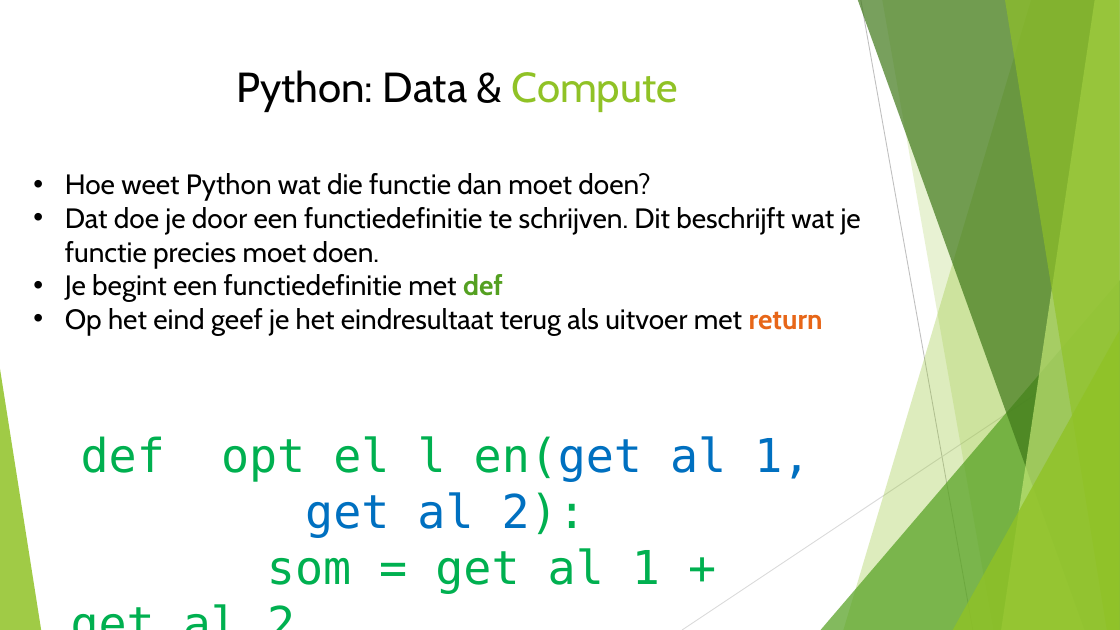
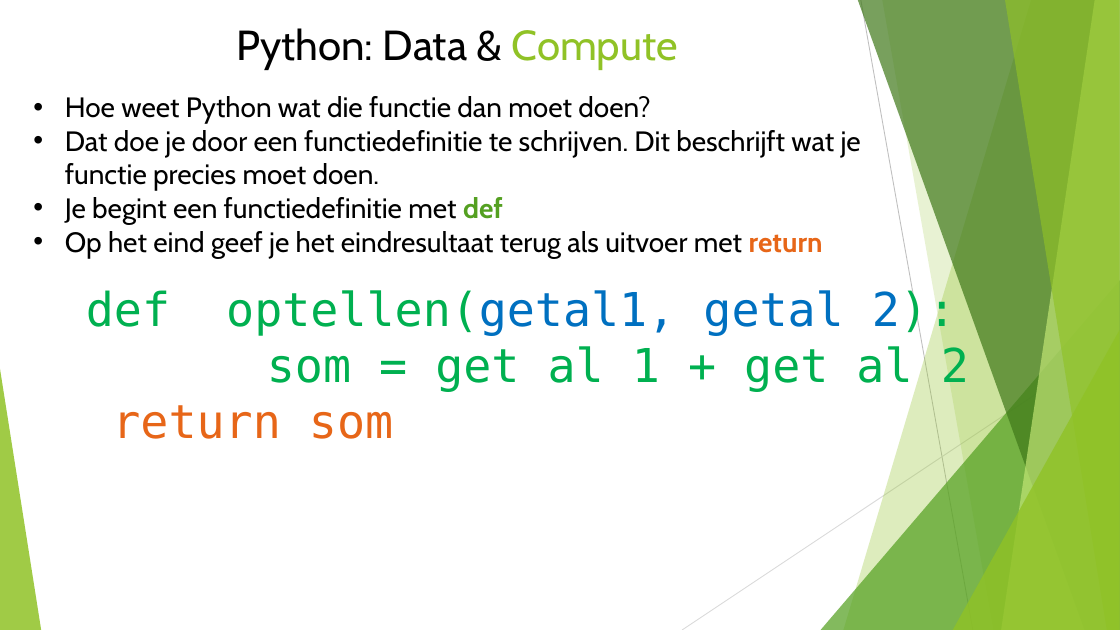
Before and after one commit to HagaZiekenhuis/python-workshops, a slide deck: slide 18 of Intro.pptx (slide 29 before the commit). Drawn at 1120x630 pixels with LibreOffice and Linux fonts; fonts in the diff are those of the drawing. Boxes give left, top, right and bottom in pixels: in the first picture for what was removed or moved away, otherwise in the second. Text is boxed around its words. In the diff, an @@ line names an element or a change of style, - is before the commit and + after.

```diff
--- a/Intro.pptx
+++ b/Intro.pptx
@@ text "Python: Data & Compute": place and size @@
-text "Python: Data & Compute" at [236, 70, 678, 112]
+text "Python: Data & Compute" at [236, 28, 678, 70]
@@ text "Hoe weet Python wat die ...": place and size @@
-text "Hoe weet Python wat die ..." at [65, 173, 861, 335]
+text "Hoe weet Python wat die ..." at [65, 96, 861, 258]
@@ text "def optellen(getal1, getal 2):": place and size @@
-text "def optellen(getal1, getal 2):" at [81, 436, 810, 594]
+text "def optellen(getal1, getal 2):" at [86, 289, 969, 439]
@@ text at [86, 289, 956, 337]: spaces changed @@
-def opt el l en(get al 1, get al 2):
+def optellen(getal1, getal 2):
@@ text at [112, 405, 393, 439]: spaces changed @@
-r et ur n som
+return som
```
Also in this commit, not shown: 3 other slides changed, 5 slides added, 9 slides removed.
